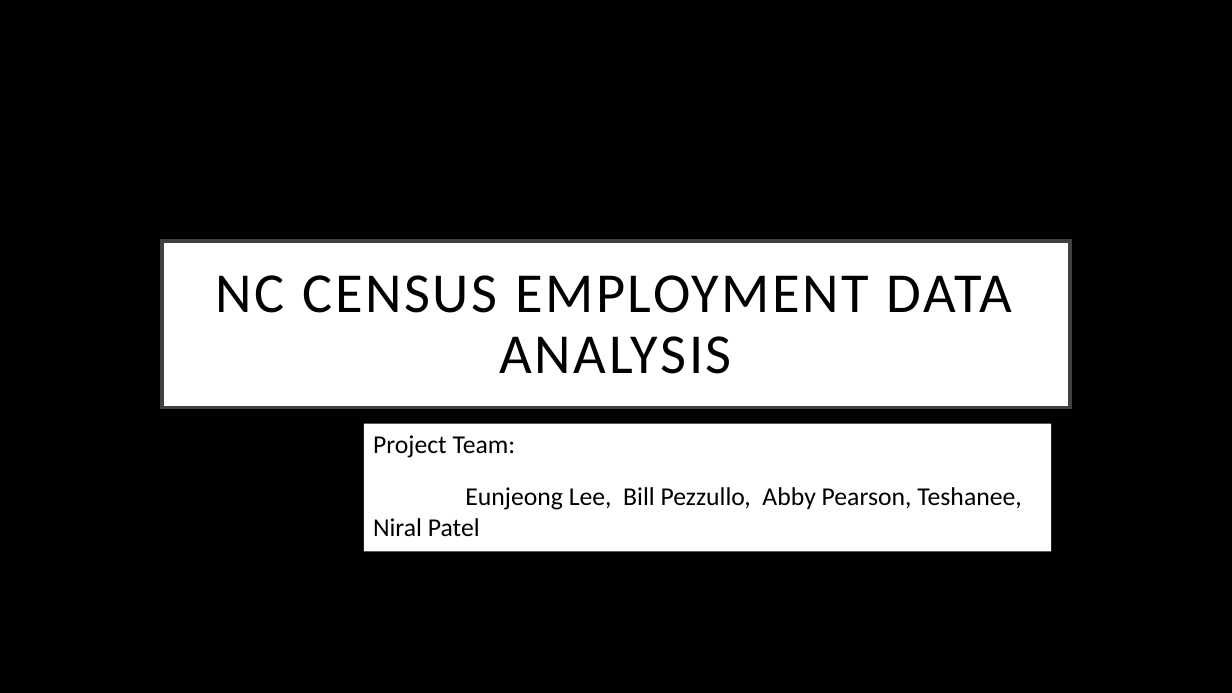
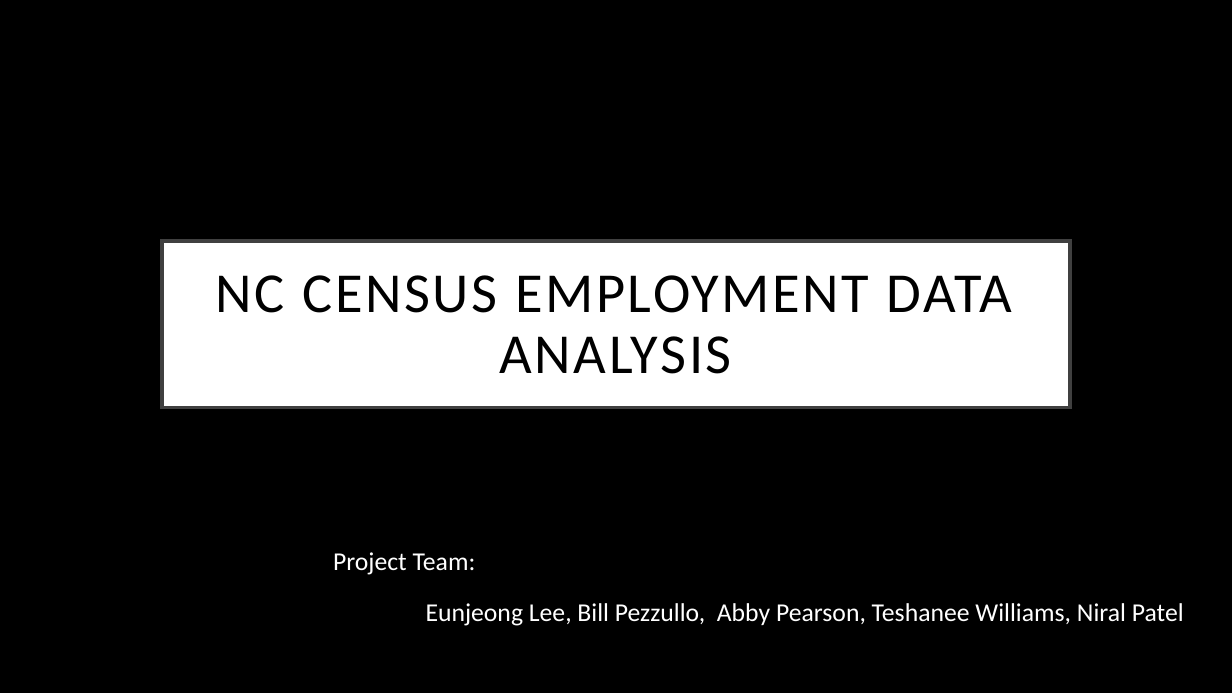
Before and after one commit to ejlee127/NC-County-Statistics, a slide deck: slide 1 of proposal/NC Census Data analysis 10-06.pptx. Drawn at 1232x693 pixels with LibreOffice and Linux fonts; fonts in the diff are those of the drawing; background and template pictures are left out. Boxes give left, top, right and bottom in pixels: in the first picture for what was removed or moved away, otherwise in the second. Text is boxed around its words. In the diff, an @@ line names an element or a change of style, - is before the commit and + after.

```diff
--- a/proposal/NC Census Data analysis 10-06.pptx
+++ b/proposal/NC Census Data analysis 10-06.pptx
@@ text "Project Team:": place and size @@
-text "Project Team:" at (364, 423, 1052, 551)
+text "Project Team:" at (333, 552, 1184, 626)
@@ text "Project Team:" at (333, 552, 1184, 626): fill #FFFFFF to none @@
@@ text at (333, 552, 476, 575): text colour #000000 to #FFFFFF in "Project Team:" @@
@@ text at (426, 603, 1184, 626): text changed; text colour #000000 to #FFFFFF @@
-Eunjeong Lee, Bill Pezzullo, Abby Pearson, Teshanee, Niral Patel
+Eunjeong Lee, Bill Pezzullo, Abby Pearson, Teshanee Williams, Niral Patel
```
Also in this commit, not shown: 4 other slides changed, 1 slide added.
